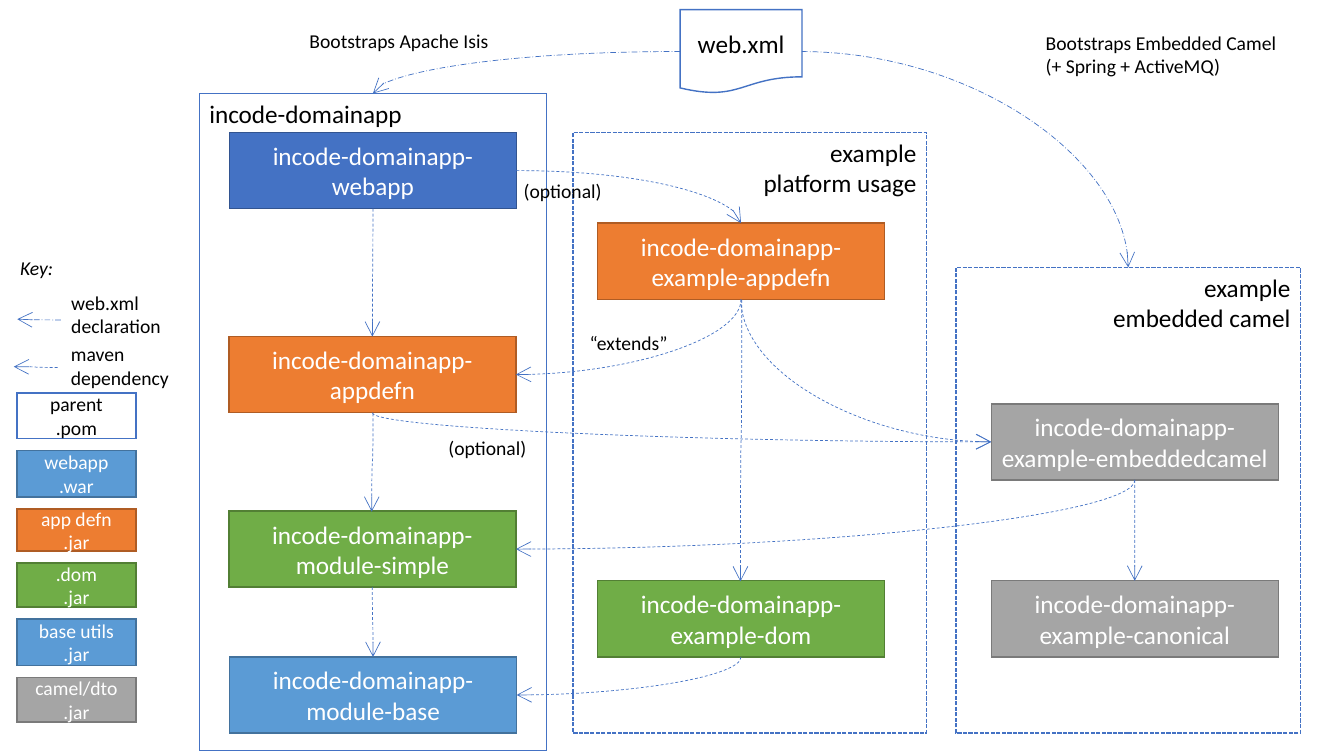
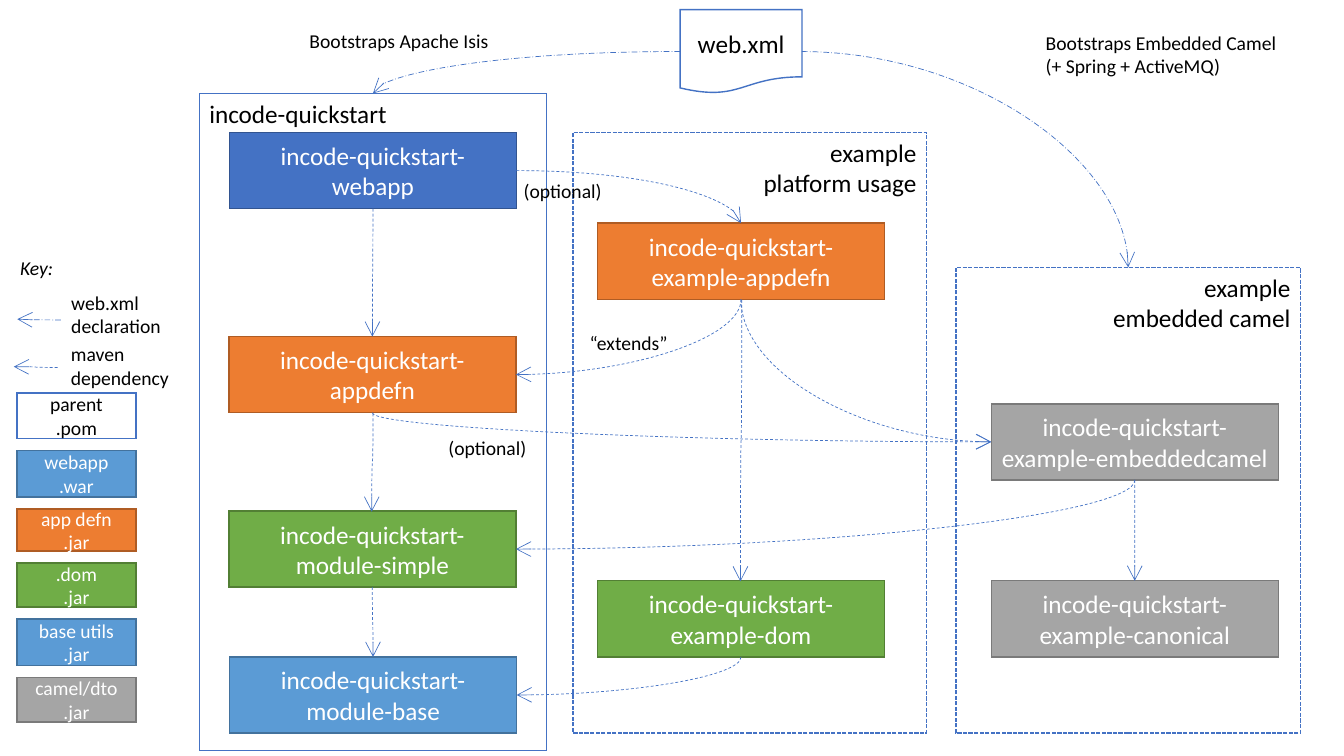
Before and after one commit to incodehq/incode-platform, a slide deck: slide 3 of adocs/documentation/src/main/asciidoc/quickstart/_images/project-structure/module-dependencies.pptx. Drawn at 1344x756 pixels with LibreOffice and Linux fonts; fonts in the diff are those of the drawing. Boxes give left, top, right and bottom in pixels: in the first picture for what was removed or moved away, otherwise in the second. Text is boxed around its words. In the diff, an @@ line names an element or a change of style, - is before the commit and + after.

```diff
--- a/adocs/documentation/src/main/asciidoc/quickstart/_images/project-structure/module-dependencies.pptx
+++ b/adocs/documentation/src/main/asciidoc/quickstart/_images/project-structure/module-dependencies.pptx
@@ text in rectangle at (x1=209, y1=105, x2=386, y2=127): text changed @@
-incode-domainapp
+incode-quickstart
@@ text in rectangle at (x1=281, y1=147, x2=465, y2=169): text changed @@
-incode-domainapp-
+incode-quickstart-
@@ text in rectangle at (x1=649, y1=238, x2=833, y2=260): text changed @@
-incode-domainapp-
+incode-quickstart-
@@ text in rectangle at (x1=280, y1=351, x2=464, y2=373): text changed @@
-incode-domainapp-
+incode-quickstart-
@@ text in rectangle at (x1=1043, y1=418, x2=1227, y2=440): text changed @@
-incode-domainapp-
+incode-quickstart-
@@ text in rectangle at (x1=280, y1=526, x2=464, y2=548): text changed @@
-incode-domainapp-
+incode-quickstart-
@@ text in rectangle at (x1=649, y1=595, x2=833, y2=617): text changed @@
-incode-domainapp-
+incode-quickstart-
@@ text in rectangle at (x1=1043, y1=595, x2=1227, y2=617): text changed @@
-incode-domainapp-
+incode-quickstart-
@@ text in rectangle at (x1=281, y1=671, x2=465, y2=693): text changed @@
-incode-domainapp-
+incode-quickstart-
```
Also in this commit, not shown: 2 other slides changed, 37 other files.
